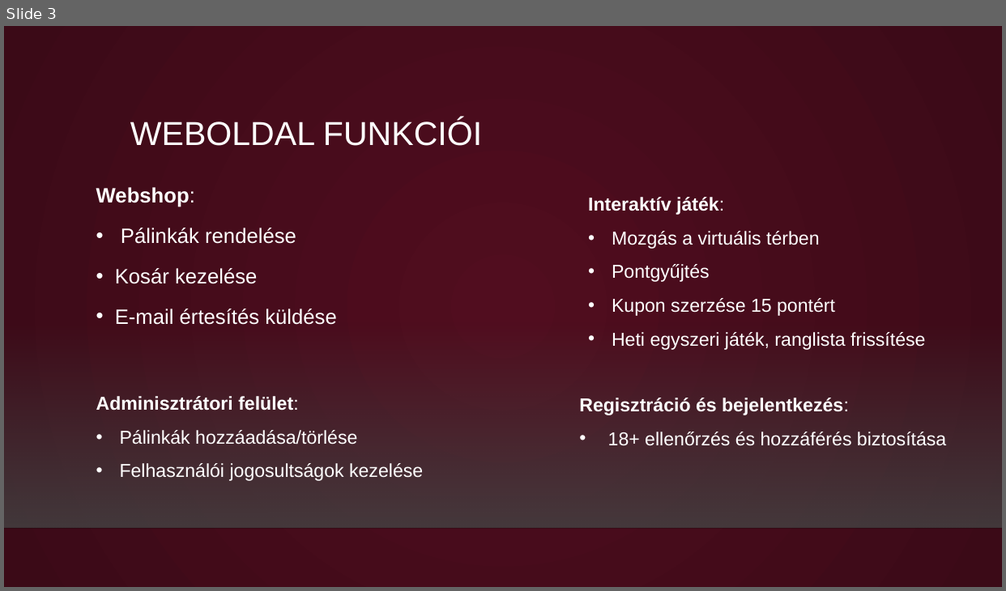
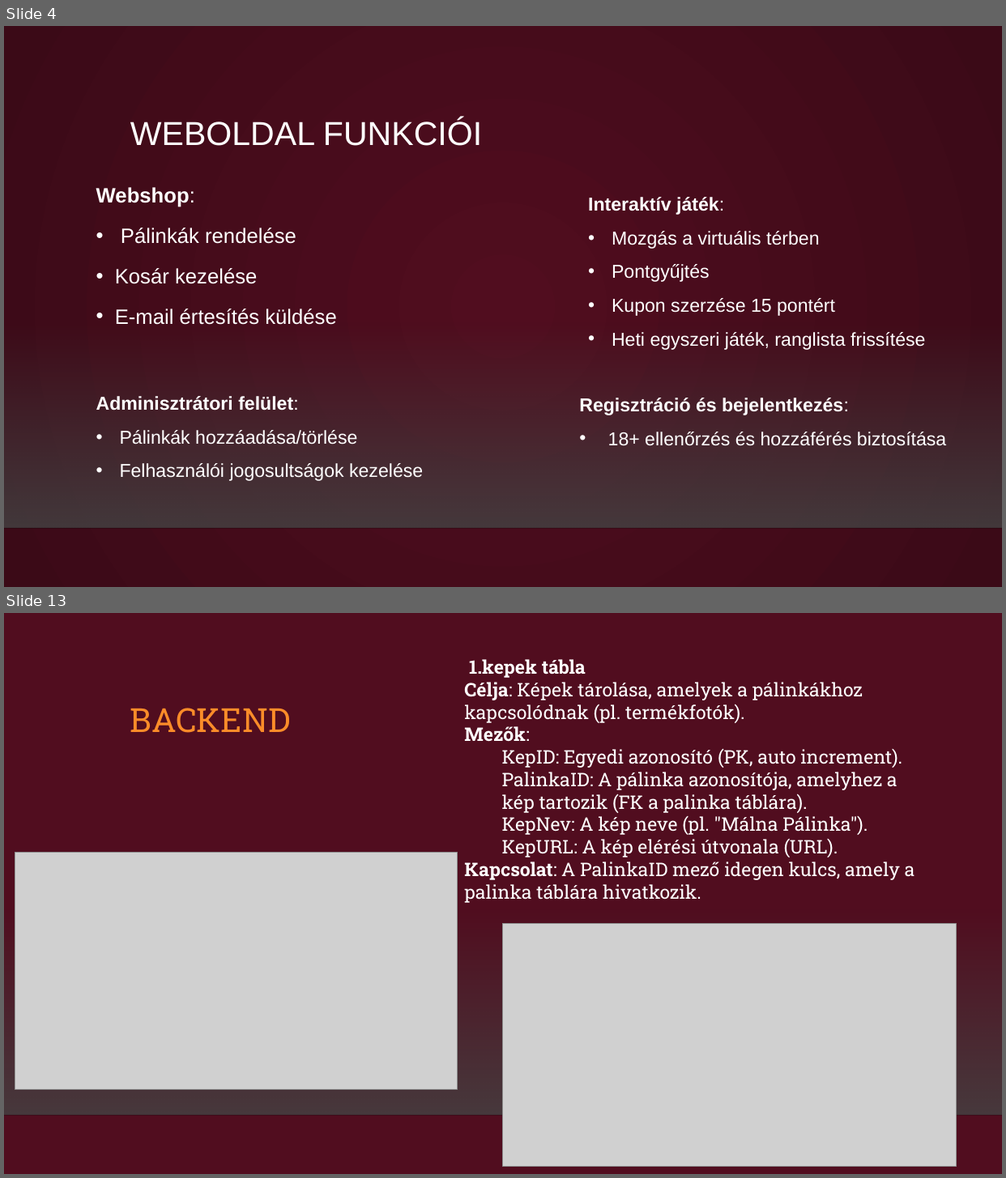
Before and after one commit to rozlev/Mestermunka, a slide deck: A pálinka mesterei/A pálinka mesterei.pptx. Shown one above the other, each under a label of ours: slide 3 before the commit, slides 4 and 13 after it; the slides between them are not shown. The pictures are 1006x591 and 1006x1178 pixels, drawn with LibreOffice and Linux fonts; fonts in the diff are those of the drawing; grey boxes stand for pictures; background and template pictures are left out. Boxes give left, top, right and bottom in pixels: in the first picture for what was removed or moved away, otherwise in the second. Text is boxed around its words. In the diff, an @@ line names an element or a change of style, - is before the commit and + after.

```diff
--- a/A pálinka mesterei/A pálinka mesterei.pptx
+++ b/A pálinka mesterei/A pálinka mesterei.pptx
@@ slide 13 added at [4, 613, 1002, 1174], background gradient #510D1F to #000000; not listed: 2 template elements that a slide beside it also shows @@
@@ text added at [464, 659, 915, 903], 18 pt, text #FFFFFF @@
+1.kepek tábla
+Célja: Képek tárolása, amelyek a pálinkákhoz kapcsolódnak (pl. termékfotók).
+Mezők:
+  KepID: Egyedi azonosító (PK, auto increment).
+  PalinkaID: A pálinka azonosítója, amelyhez a kép tartozik (FK a palinka táblára).
+  KepNev: A kép neve (pl. "Málna Pálinka").
+  KepURL: A kép elérési útvonala (URL).
+Kapcsolat: A PalinkaID mező idegen kulcs, amely a palinka táblára hivatkozik.
@@ title added at [130, 708, 290, 733], 32 pt, text #FB8C29 @@
+BACKEND
@@ picture added at [15, 852, 458, 1089] @@
@@ picture added at [503, 924, 957, 1167] @@
@@ what was slide 3 is now slide 4 @@
```
Also in this commit, not shown: 14 other slides added.
